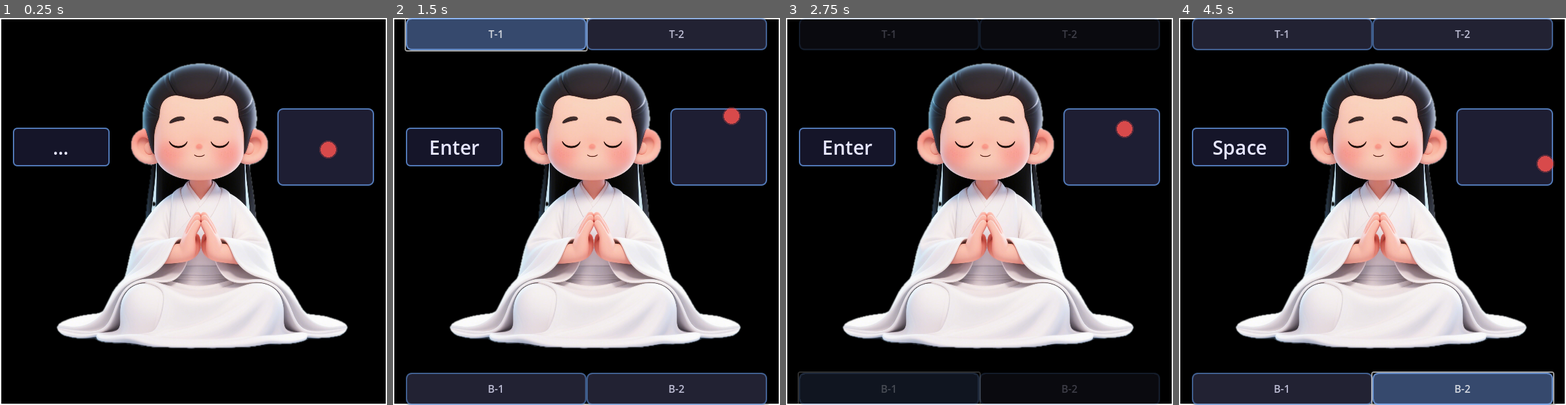
Above: before the commit, frames 1-4 (left to right).
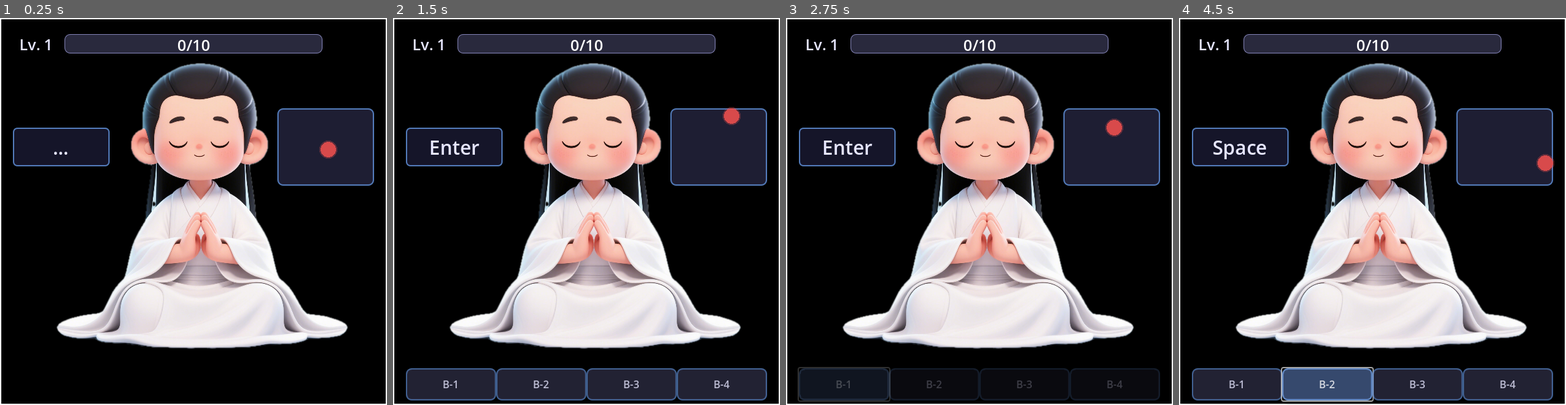
Above: after the commit, the same moments.

Repository: lichen63/cyber-cultivation
Game: Godot game, scene res://scenes/Main.tscn
Two runs of this game, one before a commit and one after it. Both use one fixed random seed, a clock stepped at 60 frames per second and the inputs below.
Inputs (mouse positions are in pixels of both pictures, inside the frame that each line leads up to):
- Up to frame 1 (0.25 s): no input
- Up to frame 2 (1.5 s): tap Enter at 0.5 s; drag from (586, 211) to (625, 126) at 0.52 s; click (497, 33) at 1.25 s, where only the run before the commit has a clickable "T-1"
- Up to frame 3 (2.75 s): click "B-1" at 2 s
- Up to frame 4 (4.5 s): click (1461, 33) at 2.75 s, where only the run before the commit has a clickable "T-2"; tap Space at 3.5 s; drag from (1295, 230) to (1353, 288) at 3.52 s; click "B-2" at 4.25 s

The runs differ from the first frame. In frame 1, 3.4% of the frame differs, in the area x 5-84%, y 4-10%; in frame 2, 10%; in frame 3, 6.3%; in frame 4, 14%, in the area x 3-98%, y 0-100%.

Commit message:
implement cultivation exp and level system

Diff:
--- a/scripts/ui/ActionButtons.gd
+++ b/scripts/ui/ActionButtons.gd
@@ -20,26 +20,24 @@
   parent_node = parent
 
 func create_buttons() -> void:
-  """Create action buttons around the window border"""
+  """Create action buttons at the bottom of the window"""
   var window_size = parent_node.get_window().size
 
-  # Calculate button dimensions for 2 buttons on top and 2 buttons on bottom with margins
+  # Calculate button dimensions for 4 buttons on bottom with margins
   var available_width = window_size.x - (2 * UIConstants.MARGIN)
-  var button_width = available_width / UIConstants.TOP_BUTTONS_COUNT
+  var button_width = available_width / 4
 
-  # Button positions and sizes around the border (4 buttons total - 2 on top, 2 on bottom)
+  # Button positions and sizes at the bottom (4 buttons total)
   var button_configs = [
-    # Top buttons (2 buttons)
-    {"pos": Vector2(UIConstants.MARGIN, 0), "size": Vector2(button_width, UIConstants.BUTTON_THICKNESS)}, # Top left
-    {"pos": Vector2(UIConstants.MARGIN + button_width, 0), "size": Vector2(button_width, UIConstants.BUTTON_THICKNESS)}, # Top right
-
-    # Bottom buttons (2 buttons)
-    {"pos": Vector2(UIConstants.MARGIN, window_size.y - UIConstants.BUTTON_THICKNESS), "size": Vector2(button_width, UIConstants.BUTTON_THICKNESS)}, # Bottom left
-    {"pos": Vector2(UIConstants.MARGIN + button_width, window_size.y - UIConstants.BUTTON_THICKNESS), "size": Vector2(button_width, UIConstants.BUTTON_THICKNESS)} # Bottom right
+    # Bottom buttons (4 buttons) - moved higher to avoid border overlap
+    {"pos": Vector2(UIConstants.MARGIN, window_size.y - UIConstants.BUTTON_THICKNESS - UIConstants.BORDER_WIDTH - 5), "size": Vector2(button_width, UIConstants.BUTTON_THICKNESS)}, # Bottom 1
+    {"pos": Vector2(UIConstants.MARGIN + button_width, window_size.y - UIConstants.BUTTON_THICKNESS - UIConstants.BORDER_WIDTH - 5), "size": Vector2(button_width, UIConstants.BUTTON_THICKNESS)}, # Bottom 2
+    {"pos": Vector2(UIConstants.MARGIN + (button_width * 2), window_size.y - UIConstants.BUTTON_THICKNESS - UIConstants.BORDER_WIDTH - 5), "size": Vector2(button_width, UIConstants.BUTTON_THICKNESS)}, # Bottom 3
+    {"pos": Vector2(UIConstants.MARGIN + (button_width * 3), window_size.y - UIConstants.BUTTON_THICKNESS - UIConstants.BORDER_WIDTH - 5), "size": Vector2(button_width, UIConstants.BUTTON_THICKNESS)} # Bottom 4
   ]
 
-  # Button labels for different functions (2 on top, 2 on bottom)
-  var labels = ["T-1", "T-2", "B-1", "B-2"]
+  # Button labels for different functions (4 bottom buttons)
+  var labels = ["B-1", "B-2", "B-3", "B-4"]
 
   for i in range(button_configs.size()):
     var button = Button.new()
--- /dev/null
+++ b/scripts/ui/CultivationStatus.gd
@@ -0,0 +1,194 @@
+class_name CultivationStatus
+extends RefCounted
+
+# === CULTIVATION STATUS COMPONENT ===
+
+const UIConstants = preload("res://scripts/ui/UIConstants.gd")
+const UIStyler = preload("res://scripts/ui/UIStyler.gd")
+
+# Configuration
+var max_exp_per_level: Array[int] = [] # Different max exp for each level
+var max_level: int = 100
+var current_exp: int = 0
+var current_level: int = 1
+
+# UI Components
+var container: Control
+var level_label: Label
+var exp_bar: ProgressBar
+var exp_label: Label
+
+func _init():
+  """Initialize cultivation status system"""
+
+  # Set default values
+  max_level = 100
+  current_exp = 0
+  current_level = 1
+
+  # Initialize default max exp per level (unified exponential growth formula)
+  max_exp_per_level = []
+  for level in range(1, max_level + 1):
+    var base_exp = 10 # Starting from 10 exp for level 1
+    # Single formula for all levels - exponential growth gets dramatically harder at higher levels
+    var exp_for_level = int(base_exp * pow(1.2, level - 1))
+    max_exp_per_level.append(exp_for_level)
+
+func create_ui(window_size: Vector2) -> Control:
+  """Create the cultivation status UI in the top area and return the container"""
+
+  # Create main container
+  container = Control.new()
+  container.name = "CultivationStatusContainer"
+  container.size = Vector2(window_size.x - (2 * UIConstants.MARGIN), 60)
+  container.position = Vector2(UIConstants.MARGIN, UIConstants.MARGIN)
+
+  # Create experience bar (horizontally centered)
+  var bar_width = 400 # Fixed width for the progress bar
+  exp_bar = ProgressBar.new()
+  exp_bar.min_value = 0
+  exp_bar.max_value = get_current_level_max_exp()
+  exp_bar.value = current_exp
+  exp_bar.size = Vector2(bar_width, 30)
+  exp_bar.position = Vector2((container.size.x - bar_width) / 2, 5) # Centered horizontally
+  exp_bar.show_percentage = false # Hide default percentage
+  style_progress_bar(exp_bar)
+
+  # Create level label (positioned to the left of the status bar)
+  level_label = Label.new()
+  level_label.text = "Lv. " + str(current_level)
+  level_label.size = Vector2(100, 30)
+  level_label.position = Vector2(exp_bar.position.x - 70, 4) # Aligned with exp_bar center
+  style_label(level_label)
+
+  # Create experience text overlay on the progress bar
+  exp_label = Label.new()
+  exp_label.text = str(current_exp) + "/" + str(get_current_level_max_exp())
+  exp_label.size = exp_bar.size
+  exp_label.position = Vector2(0, 0) # Relative to exp_bar
+  exp_label.horizontal_alignment = HORIZONTAL_ALIGNMENT_CENTER
+  exp_label.vertical_alignment = VERTICAL_ALIGNMENT_CENTER
+  exp_label.add_theme_color_override("font_color", Color.WHITE)
+  exp_label.add_theme_font_size_override("font_size", 24)
+  exp_label.mouse_filter = Control.MOUSE_FILTER_IGNORE # Allow clicks to pass through
+
+  # Add exp_label as child of exp_bar to overlay the text
+  exp_bar.add_child(exp_label)
+
+  # Add components to container
+  container.add_child(level_label)
+  container.add_child(exp_bar)
+
+  # Return container to be added by caller
+  return container
+
+func style_label(label: Label) -> void:
+  """Apply styling to labels"""
+  label.add_theme_color_override("font_color", UIConstants.TEXT_COLOR)
+  label.add_theme_font_size_override("font_size", 24) # Increased from 18 to 24
+  label.vertical_alignment = VERTICAL_ALIGNMENT_CENTER
+
+func style_progress_bar(progress_bar: ProgressBar) -> void:
+  """Apply beautiful styling to the progress bar"""
+  # Create background style
+  var bg_style = StyleBoxFlat.new()
+  bg_style.bg_color = Color(0.2, 0.2, 0.3, 0.8)
+  bg_style.border_width_left = 1
+  bg_style.border_width_right = 1
+  bg_style.border_width_top = 1
+  bg_style.border_width_bottom = 1
+  bg_style.border_color = Color(0.5, 0.5, 0.7, 1.0)
+  bg_style.corner_radius_top_left = 8
+  bg_style.corner_radius_top_right = 8
+  bg_style.corner_radius_bottom_left = 8
+  bg_style.corner_radius_bottom_right = 8
+
+  # Create fill style (experience bar)
+  var fill_style = StyleBoxFlat.new()
+  fill_style.bg_color = Color(0.3, 0.7, 1.0, 0.9) # Cyan-blue cultivation energy color
+  fill_style.corner_radius_top_left = 6
+  fill_style.corner_radius_top_right = 6
+  fill_style.corner_radius_bottom_left = 6
+  fill_style.corner_radius_bottom_right = 6
+
+  # Apply styles
+  progress_bar.add_theme_stylebox_override("background", bg_style)
+  progress_bar.add_theme_stylebox_override("fill", fill_style)
+
+func get_current_level_max_exp() -> int:
+  """Get the max experience required for the current level"""
+  if current_level <= 0 or current_level > max_exp_per_level.size():
+    return 100 # Default fallback
+  return max_exp_per_level[current_level - 1] # Array is 0-indexed, levels are 1-indexed
+
+func update_experience(new_exp: int) -> void:
+  """Update current experience and check for level up"""
+  current_exp = new_exp
+
+  # Check for level up
+  while current_exp >= get_current_level_max_exp() and current_level < max_level:
+    current_exp -= get_current_level_max_exp()
+    current_level += 1
+    # You could emit a signal here for level up effects
+
+  # Clamp values
+  current_exp = max(0, min(current_exp, get_current_level_max_exp()))
+  current_level = max(1, min(current_level, max_level))
+
+  # Update UI
+  refresh_ui()
+
+func add_experience(exp_amount: int) -> void:
+  """Add experience points"""
+  update_experience(current_exp + exp_amount)
+
+func set_level(new_level: int) -> void:
+  """Set current level directly"""
+  current_level = max(1, min(new_level, max_level))
+  refresh_ui()
+
+func refresh_ui() -> void:
+  """Refresh the UI display with current values"""
+  if level_label:
+    level_label.text = "Level " + str(current_level)
+  if exp_bar:
+    exp_bar.max_value = get_current_level_max_exp()
+    exp_bar.value = current_exp
+    # Update the text overlay on the progress bar
+    if exp_bar.get_child_count() > 0:
+      var exp_text_label = exp_bar.get_child(0) as Label
+      if exp_text_label:
+        exp_text_label.text = str(current_exp) + "/" + str(get_current_level_max_exp())
+
+func configure(config: Dictionary) -> void:
+  """Update configuration settings"""
+  if config.has("max_level"):
+    max_level = config["max_level"]
+    # Regenerate exp array if max level changed
+    max_exp_per_level = []
+    for level in range(1, max_level + 1):
+      var base_exp = 100
+      var exp_for_level = int(base_exp * pow(1.2, level - 1))
+      max_exp_per_level.append(exp_for_level)
+
+  # Update progress bar max value if it exists
+  if exp_bar:
+    exp_bar.max_value = get_current_level_max_exp()
+
+  refresh_ui()
+
+func get_current_exp() -> int:
+  """Get current experience points"""
+  return current_exp
+
+func get_current_level() -> int:
+  """Get current level"""
+  return current_level
+
+func get_max_exp() -> int:
+  """Get maximum experience points for current level"""
+  return get_current_level_max_exp()
+
+func get_max_level() -> int:
+  """Get maximum level"""
+  return max_level
--- a/scripts/ui/Main.gd
+++ b/scripts/ui/Main.gd
@@ -8,6 +8,7 @@
 const MouseMonitor = preload("res://scripts/ui/MouseMonitor.gd")
 const ActionButtons = preload("res://scripts/ui/ActionButtons.gd")
 const WindowDragger = preload("res://scripts/ui/WindowDragger.gd")
+const CultivationStatus = preload("res://scripts/ui/CultivationStatus.gd")
 
 # Node references
 @onready var character_node: TextureRect = $Character
@@ -17,6 +18,7 @@
 var mouse_monitor: MouseMonitor
 var action_buttons: ActionButtons
 var window_dragger: WindowDragger
+var cultivation_status: CultivationStatus
 
 # === LIFECYCLE METHODS ===
 
@@ -33,6 +35,11 @@
 
 func initialize_components() -> void:
   """Initialize all UI components"""
+  # Create cultivation status display (top area)
+  cultivation_status = CultivationStatus.new()
+  var cultivation_ui = cultivation_status.create_ui(get_window().size)
+  add_child(cultivation_ui)
+
   # Create keyboard display
   keyboard_display = KeyboardDisplay.new()
   keyboard_display.position_display(get_window().size)
@@ -95,6 +102,7 @@
 
 func _on_action_button_pressed(button_index: int) -> void:
   """Handle action button presses - placeholder for future functionality"""
-  var button_names = ["Top-1", "Top-2", "Bottom-1", "Bottom-2"]
+  var button_names = ["Bottom-1", "Bottom-2", "Bottom-3", "Bottom-4"]
   print("Action button pressed: ", button_names[button_index])
+
   # TODO: Implement specific functionality for each action button
Not shown, changed: README.md
